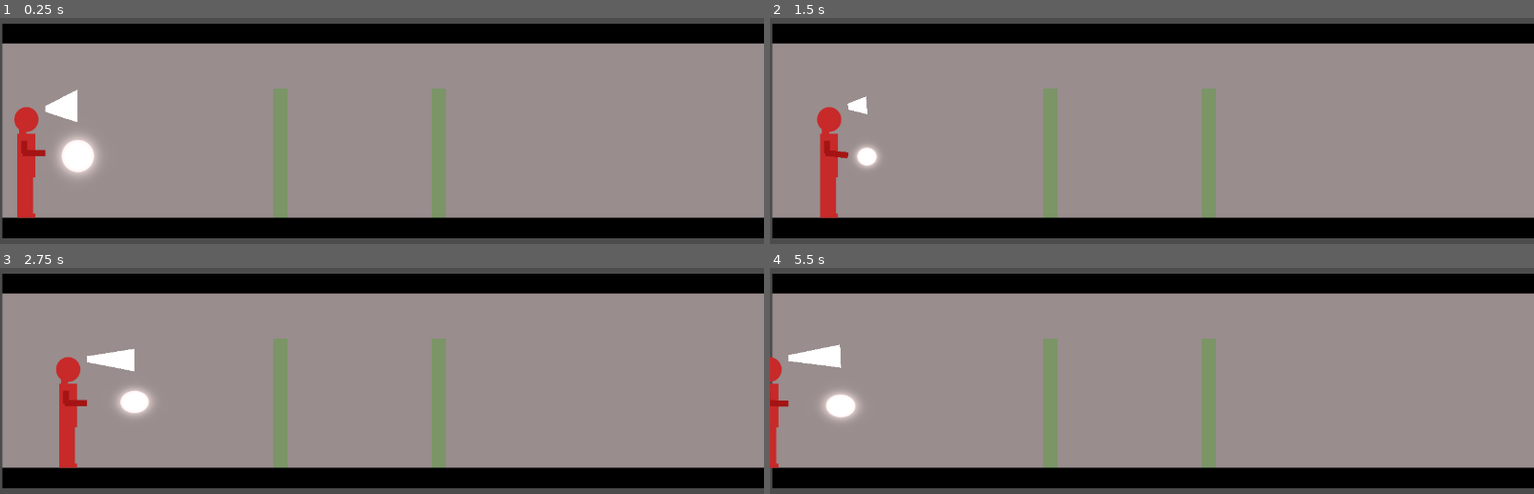
Above: before the commit, frames 1-4 (two rows, left to right).
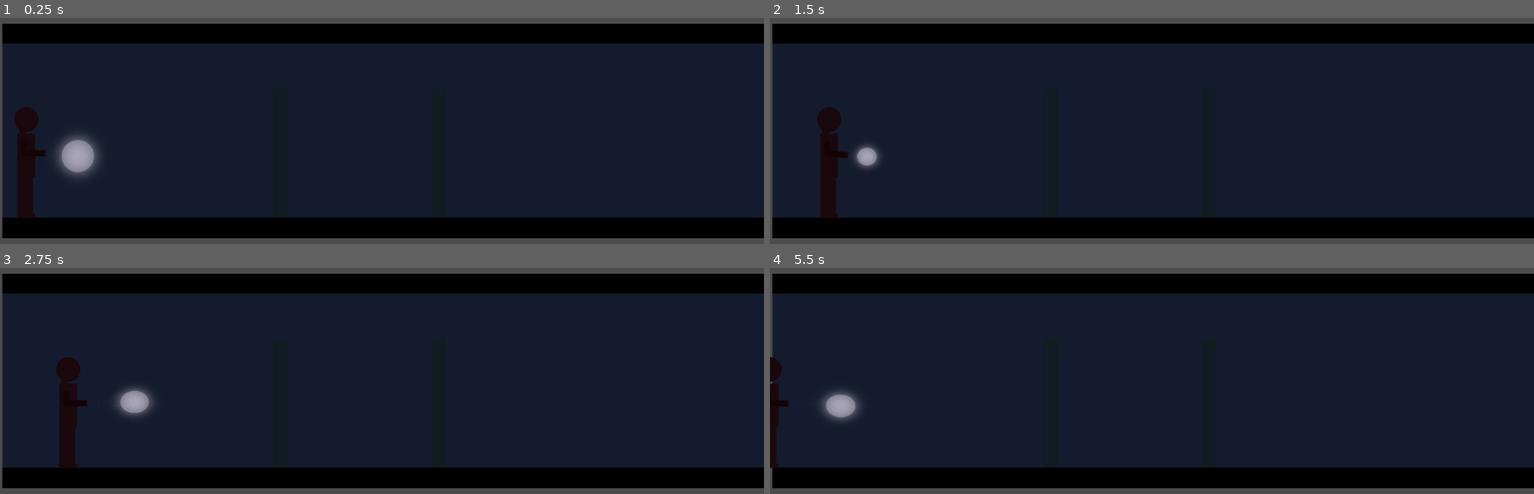
Above: after the commit, the same moments.

Repository: heroofhyla/jumpscare-juneuary
Game: Godot game, scene res://Game.tscn
Two runs of this game, one before a commit and one after it. Both use one fixed random seed, a clock stepped at 60 frames per second and the inputs below.
Inputs (mouse positions are in pixels of both pictures, inside the frame that each line leads up to):
- Up to frame 1 (0.25 s): no input
- Up to frame 2 (1.5 s): tap Enter at 0.5 s; move the mouse to (1190, 112) at 0.52 s; hold D (move_right) 0.53-1.28 s; move the mouse to (1113, 115) at 1.27 s; hold A (move_left) from 1.28 s (still down)
- Up to frame 3 (2.75 s): move the mouse to (397, 356) at 2.02 s; release A (move_left) at 2.03 s; hold D (move_right) from 2.03 s (still down)
- Up to frame 4 (5.5 s): move the mouse to (1144, 371) at 2.77 s; move the mouse to (1205, 369) at 3.52 s; release D (move_right) at 3.53 s; hold A (move_left) from 3.53 s (still down); move the mouse to (1090, 358) at 4.27 s; move the mouse to (1159, 365) at 5.02 s

The runs differ from the first frame. In frame 1, 77% of the frame differs, in the area x 0-100%, y 10-89%; in frame 2, 77%; in frame 3, 77%; in frame 4, 78%.

Commit message:
Beam looking okay

Diff:
--- a/godot/Game.tscn
+++ b/godot/Game.tscn
@@ -8,20 +8,43 @@
 [ext_resource path="res://Player.gd" type="Script" id=6]
 [ext_resource path="res://flashlight_beam.png" type="Texture" id=7]
 [ext_resource path="res://LightBeamTexture.gd" type="Script" id=8]
+[ext_resource path="res://light_motes.png" type="Texture" id=9]
 
 [sub_resource type="RectangleShape2D" id=2]
 extents = Vector2( 27.5, 184.5 )
+
+[sub_resource type="CanvasItemMaterial" id=4]
+light_mode = 2
+
+[sub_resource type="ViewportTexture" id=3]
+viewport_path = NodePath("LightBeamViewport")
 
 [node name="Game" type="Node2D"]
 script = ExtResource( 3 )
 
 [node name="Darkness" type="CanvasModulate" parent="."]
-visible = false
 color = Color( 0.133333, 0.192157, 0.32549, 1 )
 
 [node name="TestBg" type="Sprite" parent="."]
 texture = ExtResource( 2 )
 centered = false
+
+[node name="LightBeamViewport" type="Viewport" parent="."]
+size = Vector2( 1280, 720 )
+transparent_bg = true
+usage = 0
+render_target_update_mode = 3
+
+[node name="LightBeamTexture" type="Sprite" parent="LightBeamViewport"]
+modulate = Color( 0.666667, 0.666667, 0.666667, 1 )
+centered = false
+script = ExtResource( 8 )
+player_camera_path = NodePath("../../Player/PlayerCamera")
+light_top_path = NodePath("../../Player/FlashlightSpot/LightTop")
+light_end_path = NodePath("../../Player/FlashlightSpot/LightEnd")
+light_bottom_path = NodePath("../../Player/FlashlightSpot/LightBottom")
+hand_top_path = NodePath("../../Player/Body/Arm/HandTop")
+hand_bottom_path = NodePath("../../Player/Body/Arm/HandBottom")
 
 [node name="Player" type="KinematicBody2D" parent="."]
 position = Vector2( 90, 464 )
@@ -39,6 +62,9 @@
 
 [node name="LightBottom" type="Position2D" parent="Player/FlashlightSpot"]
 position = Vector2( -1, 57 )
+
+[node name="LightEnd" type="Position2D" parent="Player/FlashlightSpot"]
+position = Vector2( 56, 0 )
 
 [node name="Body" type="Sprite" parent="Player"]
 texture = ExtResource( 1 )
@@ -71,12 +97,24 @@
 position = Vector2( -14.5, 2.5 )
 shape = SubResource( 2 )
 
-[node name="Camera2D" type="Camera2D" parent="Player"]
-position = Vector2( 550, -104 )
+[node name="PlayerCamera" type="Camera2D" parent="Player"]
+position = Vector2( -90, -464 )
+anchor_mode = 0
 
-[node name="LightBeamTexture" type="Sprite" parent="Player"]
+[node name="LightMotes" type="Sprite" parent="Player"]
+light_mask = 2
+material = SubResource( 4 )
 position = Vector2( -90, -464 )
-script = ExtResource( 8 )
+texture = ExtResource( 9 )
+centered = false
+
+[node name="LightBeam" type="Light2D" parent="Player"]
+light_mask = 2
+position = Vector2( -90, -464 )
+texture = SubResource( 3 )
+offset = Vector2( 640, 360 )
+range_layer_max = 8
+range_item_cull_mask = 2
 
 [node name="Camera2D" type="Camera2D" parent="."]
 position = Vector2( 1272, 304 )
--- a/godot/LightBeamTexture.gd
+++ b/godot/LightBeamTexture.gd
@@ -1,35 +1,68 @@
 extends Sprite
 
-onready var light_top = get_node("../../Player/FlashlightSpot/LightTop")
-onready var light_bottom = get_node("../../Player/FlashlightSpot/LightBottom")
-onready var hand_top = get_node("../../Player/Body/Arm/HandTop")
-onready var hand_bottom = get_node("../../Player/Body/Arm/HandBottom")
-onready var player = get_node("../../Player")
-var printed = false
+export (NodePath) var player_camera_path
+export (NodePath) var light_top_path
+export (NodePath) var light_end_path
+export (NodePath) var light_bottom_path
+export (NodePath) var hand_top_path
+export (NodePath) var hand_bottom_path
+
+var light_top
+var light_end
+var light_bottom
+var hand_top
+var hand_bottom
+var player_camera
+
 var colors = [
-	Color.white,
-	Color.white,
-	Color.white,
-	Color.white
+	Color(1,1,1,0.3),
+	Color(1,1,1,0.3),
+	Color(1,1,1,0.3),
+	Color(1,1,1,0.3),
+	Color(1,1,1,0.3)
 	]
+
+func _ready():
+	player_camera = get_node(player_camera_path)
+	light_top = get_node(light_top_path)
+	light_end = get_node(light_end_path)
+	light_bottom = get_node(light_bottom_path)
+	hand_top = get_node(hand_top_path)
+	hand_bottom = get_node(hand_bottom_path)
+	#material.set_shader_param("ViewportTexture", get_parent().get_texture())
 
 func build_point(point):
 	return Vector2(
-		point.global_position.x - global_position.x,
-		720 - (point.global_position.y - global_position.y)
+		point.global_position.x - player_camera.global_position.x,
+		720 - (point.global_position.y - player_camera.global_position.y)
 	)
+
+func shrink_verts(verts):
+	verts[0].x -= 4
+	verts[0].y -= 4
+	verts[1].x -= 4
+	verts[1].y -= 0
+	verts[2].x -= 4
+	verts[2].y += 4
+	verts[3].x += 4
+	verts[3].y += 4
+	verts[4].x += 4
+	verts[4].y -= 4
 func _draw():
+
 	var verts = [
 		build_point(light_top),
+		build_point(light_end),
 		build_point(light_bottom),
 		build_point(hand_bottom),
 		build_point(hand_top)
 		]
 
-	if not printed:
-		for vert in verts:
-			print(str(vert))
-		printed = true
+
+	draw_polygon(PoolVector2Array(verts), PoolColorArray(colors))
+	shrink_verts(verts)
+	draw_polygon(PoolVector2Array(verts), PoolColorArray(colors))
+	shrink_verts(verts)
 	draw_polygon(PoolVector2Array(verts), PoolColorArray(colors))
 
 func _process(delta):
Not shown: 1 places in godot/Game.tscn that only renumber resources
Binary file added: godot/light_motes.png
Not shown, added: godot/light_motes.png.import
Not shown, added: godot/light_motes.xcf
